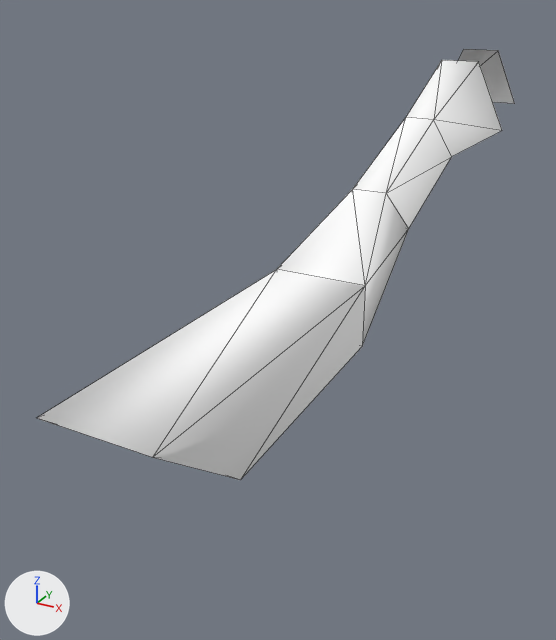
One commit to the OBJ model Assets/Art/Nova1492/GXConverted/Models/Characters/MobAndBoss/datan_common_moblegs38x_e97ae7df.obj: the scene before it, then after it.
Both versions are drawn from a 50 mm camera at (0.88, -1.55, 0.77) aimed at (-0.17, 0.37, -0.19). Every picture has the same lights, and +X, +Y and +Z are marked at lower left. The first picture is the older version. Mesh edges are drawn as thin lines. Where no turn or scale is listed for an object, it has been applied to the vertices. Vertices at exactly the same position are counted once.

In view in the first picture: 'datan_common_moblegs38x_e97ae7df'.
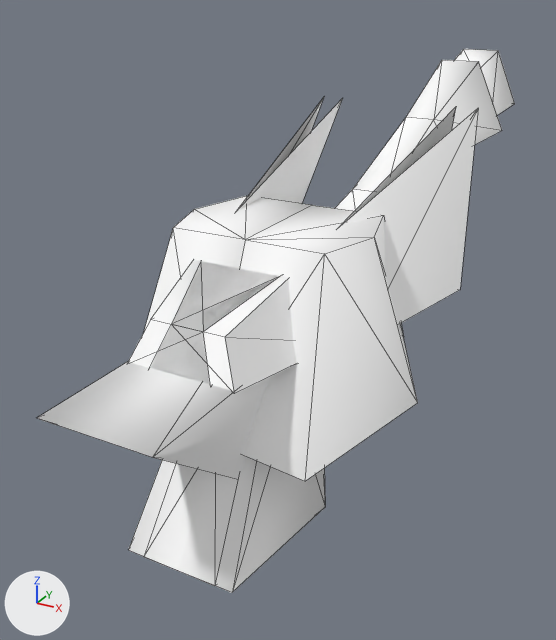
Boxes [x1, y1, x2, y2] around the edits, measured in the pictures (556 x 640 px):
'datan_common_moblegs38x_e97ae7df', reshaped: before [37, 49, 515, 480]; after [37, 49, 515, 479]
'datan_common_moblegs38x_e97ae7df_mesh01', added: after [239, 205, 418, 481]
'datan_common_moblegs38x_e97ae7df_mesh04', added: after [128, 98, 478, 384]
'datan_common_moblegs38x_e97ae7df_mesh07', added: after [145, 457, 325, 592]
'datan_common_moblegs38x_e97ae7df_mesh08', added: after [158, 97, 456, 394]
'datan_common_moblegs38x_e97ae7df_mesh05', added: after [144, 196, 311, 331]
'datan_common_moblegs38x_e97ae7df_mesh03', added: after [129, 460, 214, 586]
part 1 of me_datan_common_moblegs38x_e97ae7df, added: after [455, 49, 515, 115]

The change, as a list of edits to the scene's bpy script:
```text
Change me_datan_common_moblegs38x_e97ae7df:
    verts and faces of me_datan_common_moblegs38x_e97ae7df; kept vertices keep their numbers, new ones are numbered from 28
    remove me_datan_common_moblegs38x_e97ae7df.from_pydata(...)  # 28 vertices, 34 faces; spans x -0.18..0.18, y -0.65..1.77, z -0.29..0.51
    add me_datan_common_moblegs38x_e97ae7df.from_pydata(...)  # 28 vertices, 40 faces; spans x -0.18..0.18, y -0.65..1.77, z -0.29..0.51
    me_datan_common_moblegs38x_e97ae7df part 1
    add faces += [(22, 23, 26), (23, 24, 26), (20, 22, 27), (22, 26, 27), (20, 25, 21), (20, 27, 25)]
Add me_datan_common_moblegs38x_e97ae7df_mesh07:
    me_datan_common_moblegs38x_e97ae7df_mesh07.from_pydata([(-0.064, -0.1, 0.008), (0.09, -0.1, 0.014), (0.09, 0.113, 0.014), (-0.064, 0.113, 0.008), (-0.1, -0.425, -0.484), (0.146, -0.425, -0.482), (0.196, -0.047, -0.482), (-0.196, -0.047, -0.484)], [], [(0, 1, 2), (2, 3, 0), (4, 5, 1), (1, 0, 4), (5, 6, 2), (2, 1, 5), (6, 7, 3), (3, 2, 6), (7, 4, 0), (0, 3, 7)])
    me_datan_common_moblegs38x_e97ae7df_mesh07.materials.append(mat_datan_common_moblegs38x_e97ae7df)  # its picture is missing
Add me_datan_common_moblegs38x_e97ae7df_mesh03:
    me_datan_common_moblegs38x_e97ae7df_mesh03.from_pydata([(-0.09, -0.1, 0.014), (0.064, -0.1, 0.008), (-0.09, 0.113, 0.014), (0.064, 0.113, 0.008), (-0.146, -0.425, -0.482), (0.1, -0.425, -0.484), (-0.196, -0.047, -0.482), (0.196, -0.047, -0.484)], [], [(0, 1, 2), (3, 2, 1), (4, 5, 0), (1, 0, 5), (6, 4, 2), (0, 2, 4), (7, 6, 3), (2, 3, 6), (5, 7, 1), (3, 1, 7)])
    me_datan_common_moblegs38x_e97ae7df_mesh03.materials.append(mat_datan_common_moblegs38x_e97ae7df)  # its picture is missing
Add ob_datan_common_moblegs38x_e97ae7df_mesh08:
    ob_datan_common_moblegs38x_e97ae7df_mesh08 = bpy.data.objects.new('datan_common_moblegs38x_e97ae7df_mesh08', me_datan_common_moblegs38x_e97ae7df_mesh08)  # 15 vertices, 18 faces; spans x -0.37..0.264, y -0.382..0.839, z 0.0..0.42; in mat_datan_common_moblegs38x_e97ae7df (its picture is missing)
    ob_datan_common_moblegs38x_e97ae7df_mesh08.location = (0.0, 0.0, 0.0)
Add ob_datan_common_moblegs38x_e97ae7df_mesh07:
    ob_datan_common_moblegs38x_e97ae7df_mesh07 = bpy.data.objects.new('datan_common_moblegs38x_e97ae7df_mesh07', me_datan_common_moblegs38x_e97ae7df_mesh07)
    ob_datan_common_moblegs38x_e97ae7df_mesh07.location = (0.0, 0.0, 0.0)
Add ob_datan_common_moblegs38x_e97ae7df_mesh05:
    ob_datan_common_moblegs38x_e97ae7df_mesh05 = bpy.data.objects.new('datan_common_moblegs38x_e97ae7df_mesh05', me_datan_common_moblegs38x_e97ae7df_mesh05)  # 10 vertices, 13 faces; spans x -0.39..0.0, y -0.293..0.293, z -0.227..0.227; in mat_datan_common_moblegs38x_e97ae7df (its picture is missing)
    ob_datan_common_moblegs38x_e97ae7df_mesh05.location = (0.0, 0.0, 0.0)
Add ob_datan_common_moblegs38x_e97ae7df_mesh04:
    ob_datan_common_moblegs38x_e97ae7df_mesh04 = bpy.data.objects.new('datan_common_moblegs38x_e97ae7df_mesh04', me_datan_common_moblegs38x_e97ae7df_mesh04)  # 15 vertices, 18 faces; spans x -0.264..0.37, y -0.382..0.839, z 0.0..0.42; in mat_datan_common_moblegs38x_e97ae7df (its picture is missing)
    ob_datan_common_moblegs38x_e97ae7df_mesh04.location = (0.0, 0.0, 0.0)
Add ob_datan_common_moblegs38x_e97ae7df_mesh03:
    ob_datan_common_moblegs38x_e97ae7df_mesh03 = bpy.data.objects.new('datan_common_moblegs38x_e97ae7df_mesh03', me_datan_common_moblegs38x_e97ae7df_mesh03)
    ob_datan_common_moblegs38x_e97ae7df_mesh03.location = (0.0, 0.0, 0.0)
Add ob_datan_common_moblegs38x_e97ae7df_mesh01:
    ob_datan_common_moblegs38x_e97ae7df_mesh01 = bpy.data.objects.new('datan_common_moblegs38x_e97ae7df_mesh01', me_datan_common_moblegs38x_e97ae7df_mesh01)  # 10 vertices, 13 faces; spans x 0.0..0.39, y -0.293..0.293, z -0.227..0.227; in mat_datan_common_moblegs38x_e97ae7df (its picture is missing)
    ob_datan_common_moblegs38x_e97ae7df_mesh01.location = (0.0, 0.0, 0.0)
```
